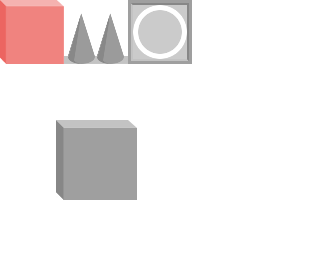
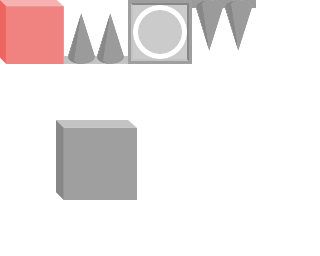
Revision of a layered 320 × 256 image; what changed, layer by layer:
added layer "spikes-inverted" above "spikes" over [192, 0, 256, 51]
